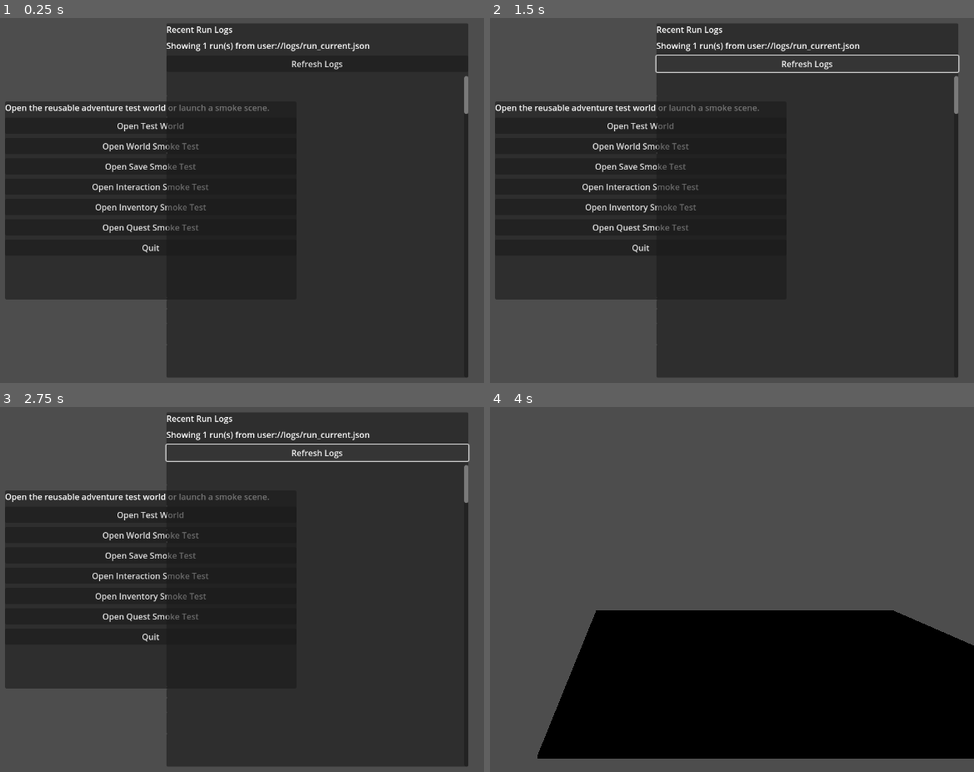
Above: before the commit, frames 1-4 (two rows, left to right).
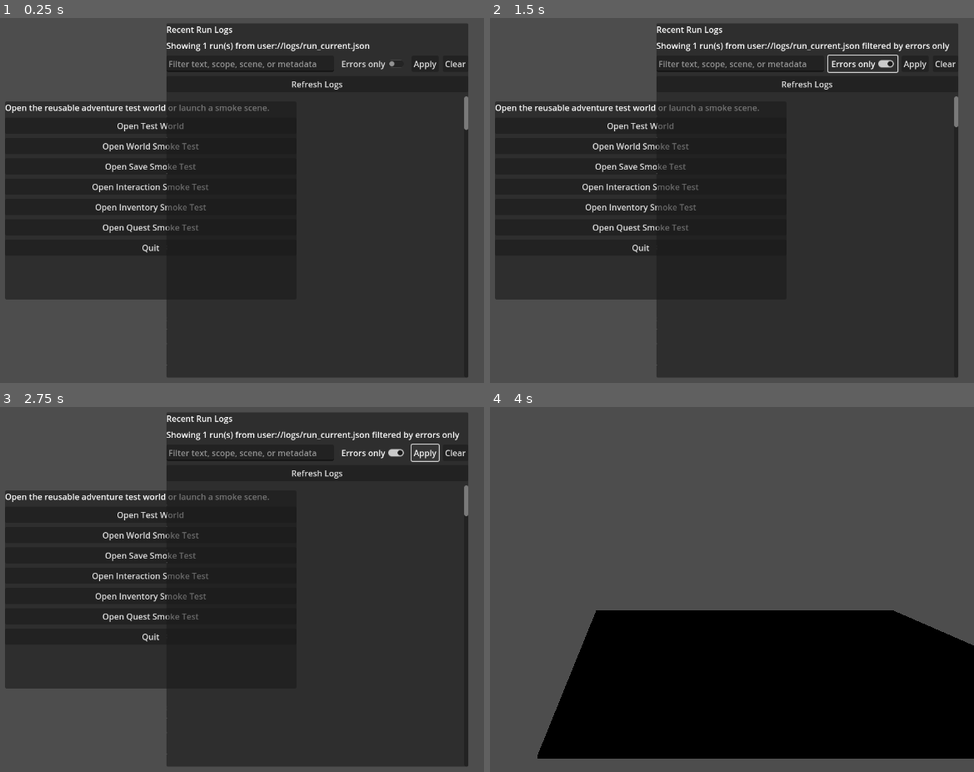
Above: after the commit, the same moments.

Repository: xorotheou/o-jimmis
Game: Godot game, scene res://engine/dev/test_launcher.tscn
The game is run twice, just before and just after one commit, with the same random seed, the same clock (stepped at 60 frames per second) and the same inputs. This scene is started directly instead of the project's main scene.
Inputs (mouse positions are in pixels of both pictures, inside the frame that each line leads up to):
- Up to frame 1 (0.25 s): no input
- Up to frame 2 (1.5 s): click "Refresh Logs" at 0.5 s; click (862, 65) at 1.25 s, where only the run after the commit has a clickable "Errors only"
- Up to frame 3 (2.75 s): click "Refresh Logs" (after the commit: "Apply") at 2 s
- Up to frame 4 (4 s): click (944, 454) at 2.75 s, where only the run after the commit has a clickable "Clear"; click "Open Test World" at 3.5 s

The runs differ from the first frame. In frame 1, 0.7% of the frame differs, in the area x 34-97%, y 11-43%; in frame 2, 1.4%; in frame 3, 1.5%, in the area x 34-98%, y 6-43%; in frame 4, nothing differs.

Commit message:
Add run log filtering to launcher

Diff:
--- a/engine/core/logger.gd
+++ b/engine/core/logger.gd
@@ -92,6 +92,20 @@
 		if parsed is Dictionary:
 			summaries.append(_summarize_run(parsed))
 	return summaries
+
+func get_recent_run_records() -> Array[Dictionary]:
+	var records: Array[Dictionary] = []
+	for path in get_run_log_paths():
+		if not FileAccess.file_exists(path):
+			continue
+		var file := FileAccess.open(path, FileAccess.READ)
+		if file == null:
+			continue
+		var parsed = JSON.parse_string(file.get_as_text())
+		file.close()
+		if parsed is Dictionary:
+			records.append(parsed)
+	return records
 
 func _configure_run_log_dir(run_log_dir: String) -> void:
 	_run_log_dir = run_log_dir if not run_log_dir.is_empty() else "user://logs"
--- a/engine/dev/test_launcher.gd
+++ b/engine/dev/test_launcher.gd
@@ -9,6 +9,8 @@
 const SMOKE_QUEST := "res://tests/smoke_quest_test.tscn"
 
 @onready var _run_log_status: Label = $LogPanel/VBox/RunLogStatus
+@onready var _run_log_query: LineEdit = $LogPanel/VBox/FilterRow/RunLogQuery
+@onready var _errors_only: CheckButton = $LogPanel/VBox/FilterRow/ErrorsOnly
 @onready var _run_log_view: RichTextLabel = $LogPanel/VBox/ScrollContainer/RunLogViewer
 
 func _ready() -> void:
@@ -21,6 +23,11 @@
 	$Panel/VBox/OpenSmokeQuest.pressed.connect(_on_open_smoke_quest_pressed)
 	$Panel/VBox/Quit.pressed.connect(_on_quit_pressed)
 	$LogPanel/VBox/RefreshRunLogs.pressed.connect(_refresh_run_logs)
+	$LogPanel/VBox/FilterRow/ApplyFilter.pressed.connect(_refresh_run_logs)
+	$LogPanel/VBox/FilterRow/ClearFilter.pressed.connect(_clear_filters)
+	$LogPanel/VBox/FilterRow/RunLogQuery.text_submitted.connect(_on_query_submitted)
+	$LogPanel/VBox/FilterRow/RunLogQuery.text_changed.connect(_on_query_changed)
+	$LogPanel/VBox/FilterRow/ErrorsOnly.toggled.connect(_on_filter_toggled)
 	_refresh_run_logs()
 	if _is_headless_runtime():
 		call_deferred("_quit_if_headless")
@@ -58,19 +65,30 @@
 	return OS.has_feature("headless") or DisplayServer.get_name() == "headless"
 
 func _refresh_run_logs() -> void:
-	var summaries := Log.get_recent_run_summaries()
-	if summaries.is_empty():
+	var records := Log.get_recent_run_records()
+	var query := _run_log_query.text.strip_edges().to_lower()
+	var errors_only := _errors_only.button_pressed
+	if records.is_empty():
 		_run_log_status.text = "No run logs have been captured yet."
 		_run_log_view.text = "Start the project or run a smoke test to capture the first run."
 		return
-	var lines: Array[String] = []
-	lines.append("Last two runs")
-	lines.append("")
-	_run_log_status.text = "Showing %d run(s) from %s" % [summaries.size(), String(Log.get_run_log_paths().front())]
-	for index in summaries.size():
-		lines.append(_format_run_summary(summaries[index], index + 1))
-		lines.append("")
-	_run_log_view.text = "\n".join(lines).strip_edges()
+	var rendered := _build_run_log_text(records, query, errors_only)
+	_run_log_status.text = rendered.get("status", "")
+	_run_log_view.text = rendered.get("text", "")
+
+func _on_query_submitted(_text: String) -> void:
+	_refresh_run_logs()
+
+func _on_query_changed(_text: String) -> void:
+	_refresh_run_logs()
+
+func _on_filter_toggled(_pressed: bool) -> void:
+	_refresh_run_logs()
+
+func _clear_filters() -> void:
+	_run_log_query.text = ""
+	_errors_only.button_pressed = false
+	_refresh_run_logs()
 
 func _format_run_summary(summary: Dictionary, index: int) -> String:
 	var session: Dictionary = summary.get("session", {})
@@ -93,3 +111,86 @@
 			String(last_entry.get("message", "")),
 		])
 	return "\n".join(lines)
+
+func _build_run_log_text(records: Array[Dictionary], query: String, errors_only: bool) -> Dictionary:
+	var lines: Array[String] = []
+	var matched_runs := 0
+	lines.append("Last two runs")
+	lines.append("")
+	for index in records.size():
+		var record: Dictionary = records[index]
+		var summary := _summarize_record(record)
+		var matching_entries := _filter_entries(record.get("entries", []), query, errors_only)
+		if query != "" or errors_only:
+			if matching_entries.is_empty() and not _record_matches_summary(summary, query):
+				continue
+		matched_runs += 1
+		lines.append(_format_run_summary(summary, index + 1))
+		if query != "" or errors_only:
+			lines.append("   matching entries: %d" % matching_entries.size())
+			for entry in matching_entries:
+				lines.append(_format_entry(entry))
+		lines.append("")
+	var status := "Showing %d run(s) from %s" % [matched_runs, String(Log.get_run_log_paths().front())]
+	if query != "" or errors_only:
+		var filters: Array[String] = []
+		if query != "":
+			filters.append("query '%s'" % query)
+		if errors_only:
+			filters.append("errors only")
+		status += " filtered by %s" % ", ".join(filters)
+	if matched_runs == 0:
+		status = "No runs matched the current filter."
+		lines = ["No runs matched the current filter.", "", "Try a broader text query or clear the filters."]
+	return {"status": status, "text": "\n".join(lines).strip_edges()}
+
+func _summarize_record(record: Dictionary) -> Dictionary:
+	return {
+		"session": record.get("session", {}),
+		"entry_count": int(record.get("entries", []).size()),
+		"last_entry": record.get("entries", [{}]).back() if not record.get("entries", []).is_empty() else {},
+	}
+
+func _filter_entries(entries: Array, query: String, errors_only: bool) -> Array[Dictionary]:
+	var filtered: Array[Dictionary] = []
+	for raw_entry in entries:
+		var entry: Dictionary = raw_entry
+		var level := String(entry.get("level", ""))
+		var text := " ".join([
+			level,
+			String(entry.get("scope", "")),
+			String(entry.get("message", "")),
+			JSON.stringify(entry.get("metadata", {})),
+		]).to_lower()
+		if errors_only and level != "error":
+			continue
+		if query != "" and query not in text:
+			continue
+		filtered.append(entry)
+	return filtered
+
+func _record_matches_summary(summary: Dictionary, query: String) -> bool:
+	if query == "":
+		return true
+	var session: Dictionary = summary.get("session", {})
+	var last_entry: Dictionary = summary.get("last_entry", {})
+	var summary_text := " ".join([
+		String(session.get("label", "")),
+		String(session.get("status", "")),
+		String(session.get("run_id", "")),
+		String(session.get("tree", {}).get("current_scene_path", "")),
+		String(session.get("tree", {}).get("world_location_id", "")),
+		String(last_entry.get("scope", "")),
+		String(last_entry.get("message", "")),
+		JSON.stringify(last_entry.get("metadata", {})),
+	]).to_lower()
+	return query in summary_text
+
+func _format_entry(entry: Dictionary) -> String:
+	var metadata := JSON.stringify(entry.get("metadata", {}))
+	return "   - [%s] %s: %s %s" % [
+		String(entry.get("level", "")),
+		String(entry.get("scope", "")),
+		String(entry.get("message", "")),
+		metadata,
+	]
--- a/engine/dev/test_launcher.tscn
+++ b/engine/dev/test_launcher.tscn
@@ -87,6 +87,27 @@
 layout_mode = 2
 text = "No run logs have been captured yet."
 
+[node name="FilterRow" type="HBoxContainer" parent="LogPanel/VBox"]
+layout_mode = 2
+theme_override_constants/separation = 8
+
+[node name="RunLogQuery" type="LineEdit" parent="LogPanel/VBox/FilterRow"]
+layout_mode = 2
+size_flags_horizontal = 3
+placeholder_text = "Filter text, scope, scene, or metadata"
+
+[node name="ErrorsOnly" type="CheckButton" parent="LogPanel/VBox/FilterRow"]
+layout_mode = 2
+text = "Errors only"
+
+[node name="ApplyFilter" type="Button" parent="LogPanel/VBox/FilterRow"]
+layout_mode = 2
+text = "Apply"
+
+[node name="ClearFilter" type="Button" parent="LogPanel/VBox/FilterRow"]
+layout_mode = 2
+text = "Clear"
+
 [node name="RefreshRunLogs" type="Button" parent="LogPanel/VBox"]
 layout_mode = 2
 text = "Refresh Logs"
Not shown, changed: TESTING.md
